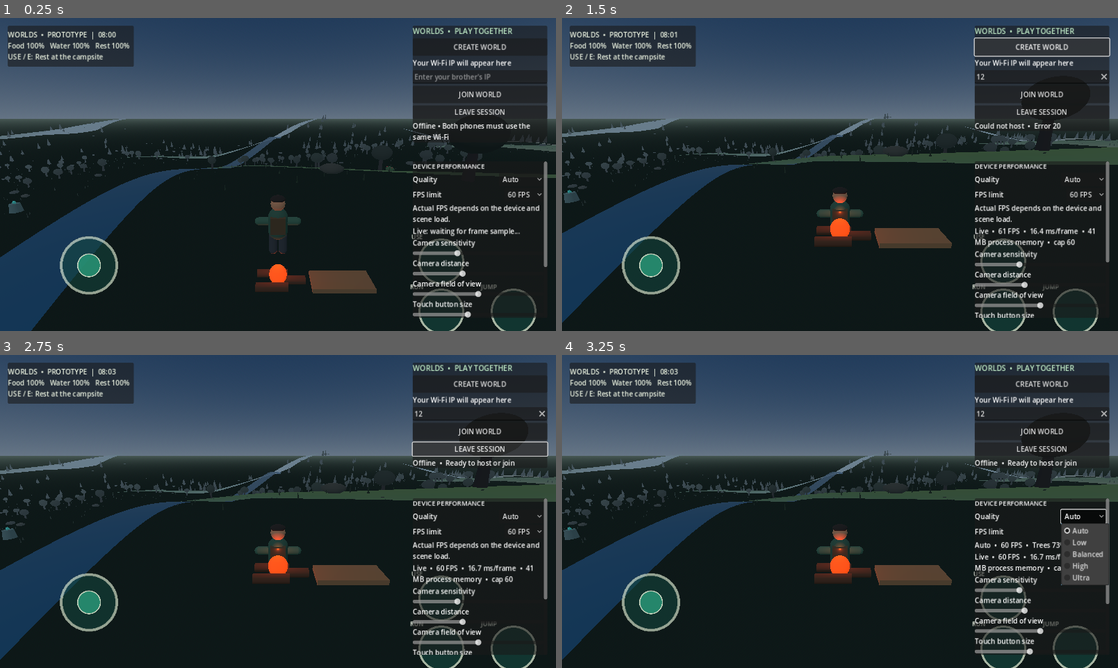
Above: before the commit, frames 1-4 (two rows, left to right).
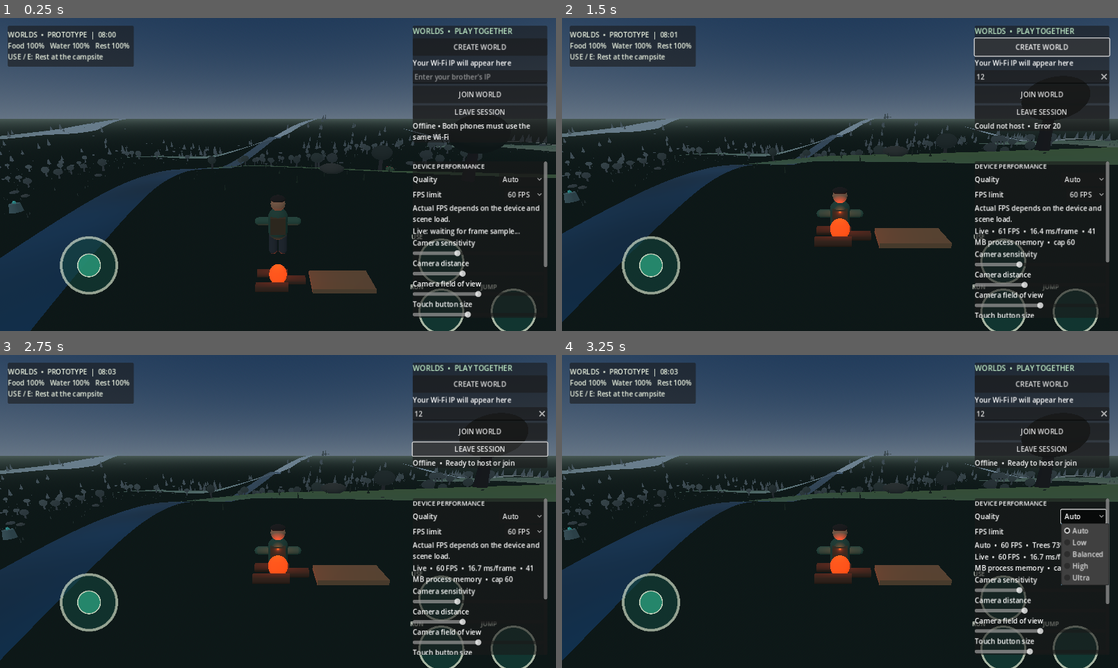
Above: after the commit, the same moments.

Repository: loayh523-lab/WORLDS
Game: Godot game, scene res://scenes/main.tscn
Two runs of this game, one before a commit and one after it. Both use one fixed random seed, a clock stepped at 60 frames per second and the inputs below.
Inputs (mouse positions are in pixels of both pictures, inside the frame that each line leads up to):
- Up to frame 1 (0.25 s): no input
- Up to frame 2 (1.5 s): click (1040, 77) at 0.52 s; type "12" at 0.6 s; click "CREATE WORLD" at 1.25 s
- Up to frame 3 (2.75 s): click "LEAVE SESSION" at 2 s
- Up to frame 4 (3.25 s): click "Auto" at 2.75 s

The runs differ from the first frame. In frame 1, less than 0.1% of the frame differs, in the area x 0-47%, y 42-100%; in frame 2, less than 0.1%; in frame 3, less than 0.1%; in frame 4, less than 0.1%, in the area x 0-49%, y 37-98%.

Commit message:
Animate river surface with a lightweight water shader

Diff:
--- a/scripts/main.gd
+++ b/scripts/main.gd
@@ -289,12 +289,35 @@
     var water := MeshInstance3D.new()
     water.name = "River"
     water.mesh = river_mesh
-    var water_material := StandardMaterial3D.new()
-    water_material.albedo_color = Color(0.10, 0.42, 0.62, 0.88)
-    water_material.transparency = BaseMaterial3D.TRANSPARENCY_ALPHA
-    water_material.roughness = 0.18
-    water_material.metallic = 0.12
-    water_material.cull_mode = BaseMaterial3D.CULL_DISABLED
+    var water_shader := Shader.new()
+    water_shader.code = """
+shader_type spatial;
+render_mode blend_mix, depth_draw_opaque, cull_disabled;
+
+uniform vec4 water_tint : source_color = vec4(0.05, 0.34, 0.52, 0.88);
+varying vec3 river_world_position;
+
+void vertex() {
+    vec3 world_vertex = (MODEL_MATRIX * vec4(VERTEX, 1.0)).xyz;
+    river_world_position = world_vertex;
+    float long_wave = sin(world_vertex.x * 0.14 + TIME * 0.9) * 0.045;
+    float cross_wave = cos(world_vertex.z * 0.18 - TIME * 0.65) * 0.035;
+    VERTEX.y += long_wave + cross_wave;
+}
+
+void fragment() {
+    float ripple_a = sin(river_world_position.x * 0.23 + TIME * 1.05);
+    float ripple_b = cos(river_world_position.z * 0.17 - TIME * 0.8);
+    float ripple = (ripple_a * ripple_b + 1.0) * 0.5;
+    ALBEDO = water_tint.rgb * (0.84 + ripple * 0.22);
+    METALLIC = 0.08;
+    ROUGHNESS = 0.16;
+    SPECULAR = 0.78;
+    ALPHA = water_tint.a;
+}
+"""
+    var water_material := ShaderMaterial.new()
+    water_material.shader = water_shader
     water.mesh.surface_set_material(0, water_material)
     add_child(water)
 
